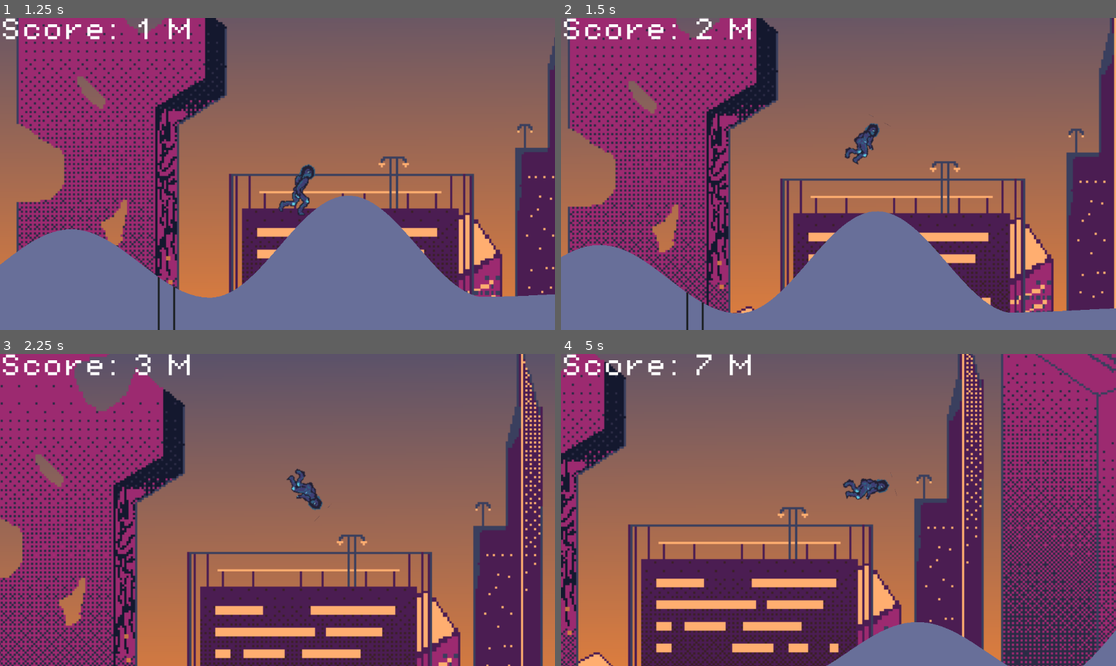
Above: before the commit, frames 1-4 (two rows, left to right).
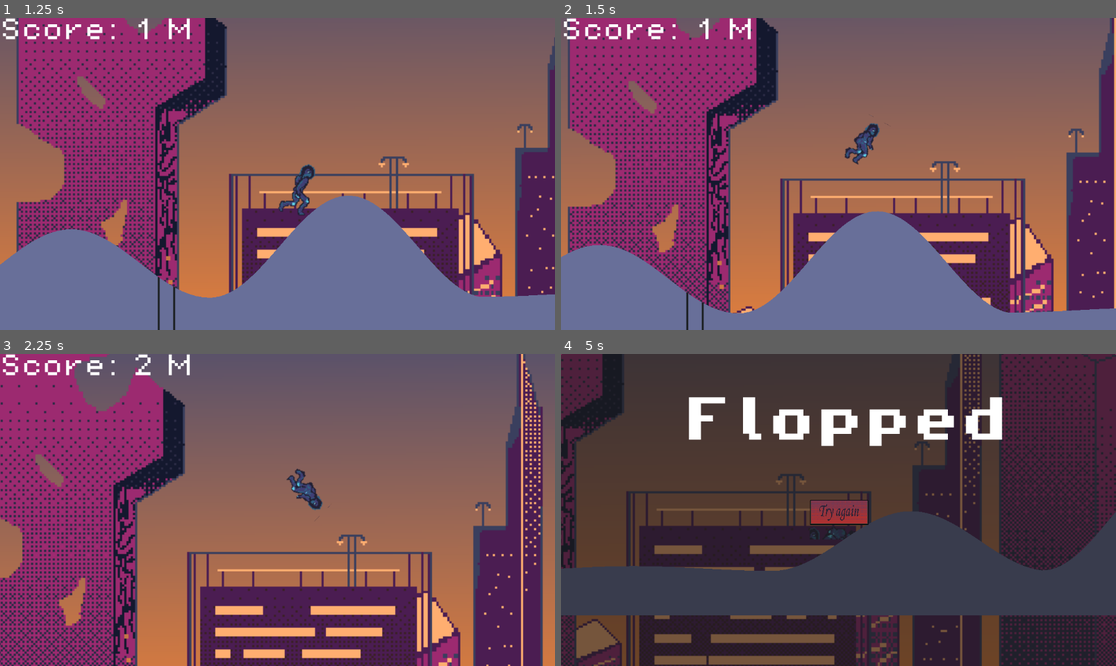
Above: after the commit, the same moments.

Repository: poplar00/Flip-Flop
Game: Godot game, scene res://Scenes/main_menu.tscn
The game is run twice, just before and just after one commit, with the same random seed, the same clock (stepped at 60 frames per second) and the same inputs.
Inputs (mouse positions are in pixels of both pictures, inside the frame that each line leads up to):
- Up to frame 1 (1.25 s): click (277, 227) at 0.5 s
- Up to frame 2 (1.5 s): hold Space (JUMP) from 1.28 s (still down)
- Up to frame 3 (2.25 s): release Space (JUMP) at 2.03 s; tap Space (JUMP) at 2.1 s
- Up to frame 4 (5 s): tap Space (JUMP) at 2.27, 2.57, 3.6, 3.77, 4.07 s; hold Space (JUMP) 2.78-3.53 s; hold Space (JUMP) from 4.28 s (still down)

Frame 1 is identical in both runs. In frame 2, 0.1% of the frame differs, in the area x 24-28%, y 0-7%; in frame 3, less than 0.1%; in frame 4, 94%, in the area x 0-100%, y 0-100%.

Commit message:
feat: flippin super

Diff:
--- a/Scenes/area_2d.gd
+++ b/Scenes/area_2d.gd
@@ -4,4 +4,5 @@
 
 func _on_area_entered(area: Area2D) -> void:
 	player.IS_ALIVE = false
+	player.rotation = 0
 	print(player.IS_ALIVE)
--- a/Scenes/character_body_2d.tscn
+++ b/Scenes/character_body_2d.tscn
@@ -351,7 +351,7 @@
 
 [node name="Timer" type="Timer" parent="."]
 process_callback = 0
-wait_time = 40.641
+wait_time = 5.0
 one_shot = true
 
 [connection signal="area_entered" from="Area2D" to="Area2D" method="_on_area_entered"]
--- a/Scripts/Player_Controller.gd
+++ b/Scripts/Player_Controller.gd
@@ -1,5 +1,6 @@
 extends CharacterBody2D
 
+@export var angular = 0.05
 @export var speed = 300.0
 @export var jump_force = -500.0
 var IS_ALIVE : bool = true
@@ -9,11 +10,14 @@
 	if !is_on_floor():
 		velocity += get_gravity() * delta
 	if SUPER:
-		speed = 400
+		speed = 300 * 2
+		angular = 0.1
 	if position.y > 3000:
 		IS_ALIVE = false
 
 
 func _on_timer_timeout() -> void:
 	speed = 300.0
+	angular = 0.05
 	SUPER = false
+	print("Super off")
--- a/Scripts/airborne.gd
+++ b/Scripts/airborne.gd
@@ -1,6 +1,7 @@
 extends state
 
-@export var angular = 0.05
+
+@onready var timer: Timer = $"../../Timer"
 @onready var player : CharacterBody2D = get_parent().get_parent()
 @onready var animation_player : AnimationPlayer = get_parent().get_parent().get_node("AnimationPlayer")
 
@@ -25,6 +26,9 @@
 	player.velocity.x = player.speed
 	player.move_and_slide()
 	if Input.is_action_pressed("JUMP"):
-		player.rotation += angular
-		#if super trigger:
-			#player.SUPER = true
+		player.rotation += player.angular
+		#print(player.rotation_degrees)
+		if int(player.rotation_degrees) <= -170 and !player.SUPER:
+			print("SUPER")
+			timer.start()
+			player.SUPER = true
--- a/Scripts/control.gd
+++ b/Scripts/control.gd
@@ -7,11 +7,15 @@
 
 
 func _process(delta: float) -> void:
-	score += 1.5 * delta
+	if player.SUPER:
+		score += 3 * delta
+	else:
+		score += 1.5 * delta
 	if player.is_on_floor():
-		score += 6.5 * delta
 		if player.SUPER:
-			score *= 3
+			score += 10 * delta
+		else:
+			score += 5 * delta
 	if player.IS_ALIVE != true:
 		await get_tree().create_timer(1).timeout
 		ui.hide()
